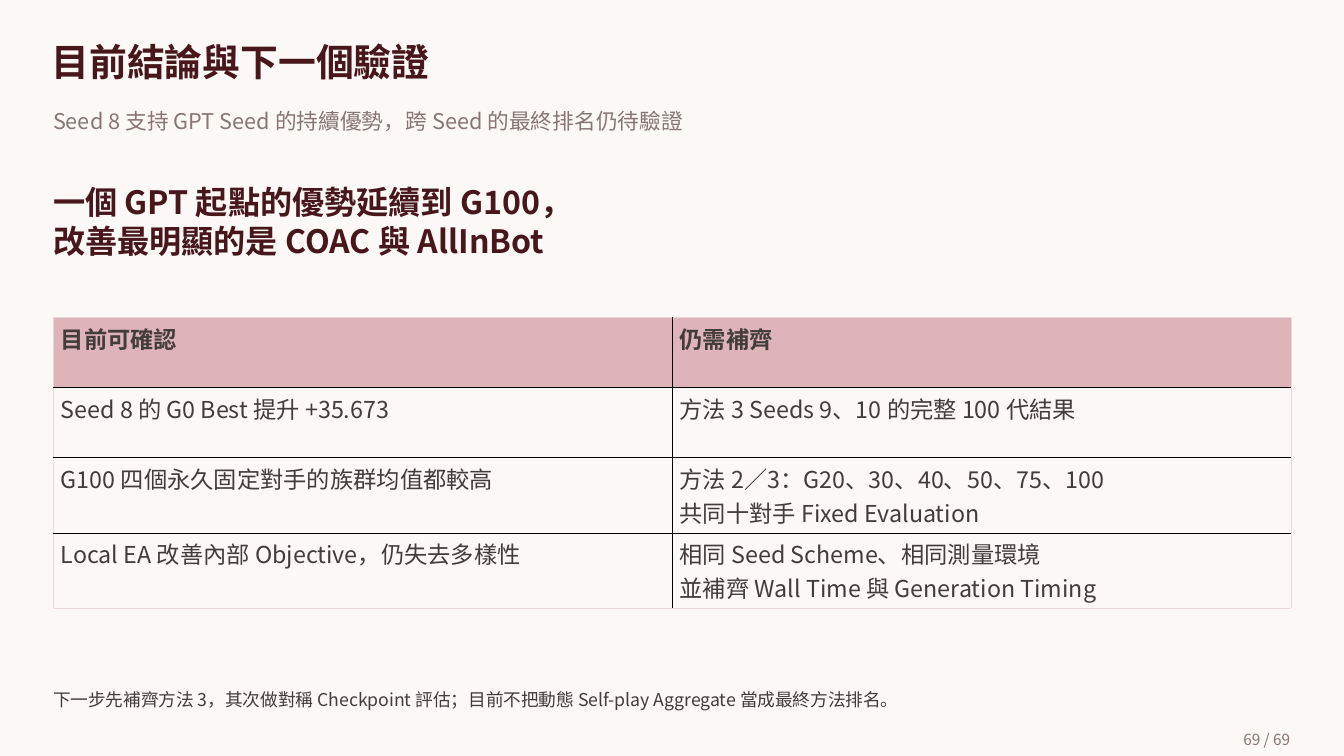
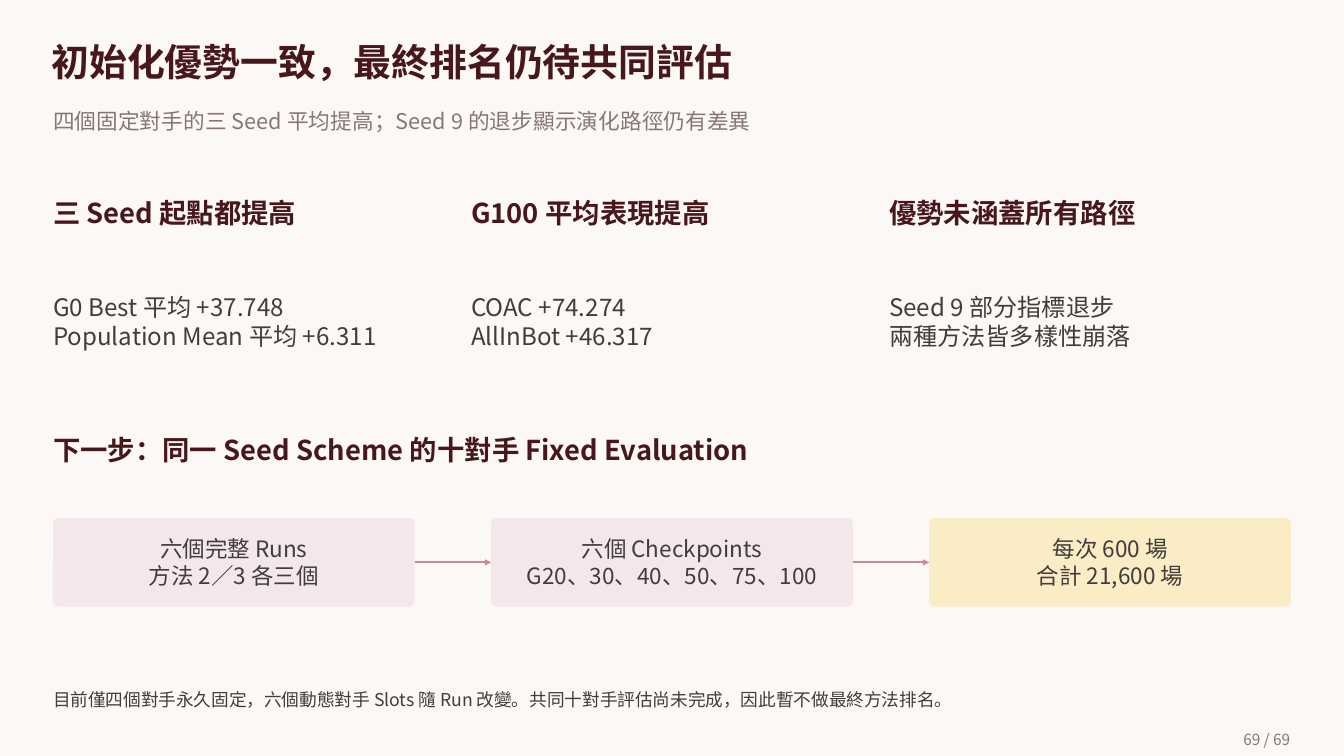
Before and after one commit to sophie8909/EAGLE, a slide deck: slide 69 of Meeting/deliverables/EAGLE.pptx. Drawn at 1344x756 pixels with LibreOffice and Linux fonts; fonts in the diff are those of the drawing; background and template pictures are left out. Boxes give left, top, right and bottom in pixels: in the first picture for what was removed or moved away, otherwise in the second. Text is boxed around its words. In the diff, an @@ line names an element or a change of style, - is before the commit and + after.

Commit message:
docs: update 1105 ablation results with three-seed charts

```diff
--- a/Meeting/deliverables/EAGLE.pptx
+++ b/Meeting/deliverables/EAGLE.pptx
@@ text at [51, 44, 732, 81]: text changed @@
-目前結論與下一個驗證
+初始化優勢一致，最終排名仍待共同評估
@@ text at [53, 111, 750, 132]: text changed @@
-Seed 8 支持 GPT Seed 的持續優勢，跨 Seed 的最終排名仍待驗證
+四個固定對手的三 Seed 平均提高；Seed 9 的退步顯示演化路徑仍有差異
@@ text at [53, 199, 296, 226]: text changed; size 30 to 25.5 pt @@
-一個 GPT 起點的優勢延續到 G100，
-改善最明顯的是 COAC 與 AllInBot
+三 Seed 起點都提高
@@ text added at [471, 199, 709, 226], 25.5 pt, text #47171C, bold @@
+G100 平均表現提高
@@ text added at [889, 199, 1135, 226], 25.5 pt, text #47171C, bold @@
+優勢未涵蓋所有路徑
@@ text added at [53, 296, 377, 351], 22.5 pt, text #423C3B @@
+G0 Best 平均 +37.748
+Population Mean 平均 +6.311
@@ text added at [471, 298, 653, 346], 22.5 pt, text #423C3B @@
+COAC +74.274
+AllInBot +46.317
@@ text added at [889, 295, 1131, 347], 22.5 pt, text #423C3B @@
+Seed 9 部分指標退步
+兩種方法皆多樣性崩落
@@ table removed at [53, 317, 1291, 607], 4 rows, 2 columns @@
-目前可確認 | 仍需補齊
-Seed 8 的 G0 Best 提升 +35.673 | 方法 3 Seeds 9、10 的完整 100 代結果
-G100 四個永久固定對手的族群均值都較高 | 方法 2／3：G20、30、40、50、75、100 / 共同十對手 Fixed Evaluation
-Local EA 改善內部 Objective，仍失去多樣性 | 相同 Seed Scheme、相同測量環境 / 並補齊 Wall Time 與 Generation Timing
@@ text added at [53, 436, 748, 463], 25.5 pt, text #47171C, bold @@
+下一步：同一 Seed Scheme 的十對手 Fixed Evaluation
@@ rounded rectangle added at [53, 518, 415, 607], fill #F4E7EB, 21 pt, text #423C3B @@
+六個完整 Runs
+方法 2／3 各三個
@@ rounded rectangle added at [491, 518, 853, 607], fill #F4E7EB, 21 pt, text #423C3B @@
+六個 Checkpoints
+G20、30、40、50、75、100
@@ rounded rectangle added at [929, 518, 1291, 607], fill #FAEDC6, 21 pt, text #423C3B @@
+每次 600 場
+合計 21,600 場
@@ arrow added from (415, 562) to (491, 562), #CF8792 1.88 pt @@
@@ arrow added from (853, 562) to (929, 562), #CF8792 1.88 pt @@
@@ text at [53, 691, 953, 708]: text changed @@
-下一步先補齊方法 3，其次做對稱 Checkpoint 評估；目前不把動態 Self-play Aggregate 當成最終方法排名。
+目前僅四個對手永久固定，六個動態對手 Slots 隨 Run 改變。共同十對手評估尚未完成，因此暫不做最終方法排名。
```
Also in this commit, not shown: 9 other slides changed, 1 slide added, 1 slide removed, 2 other files.
